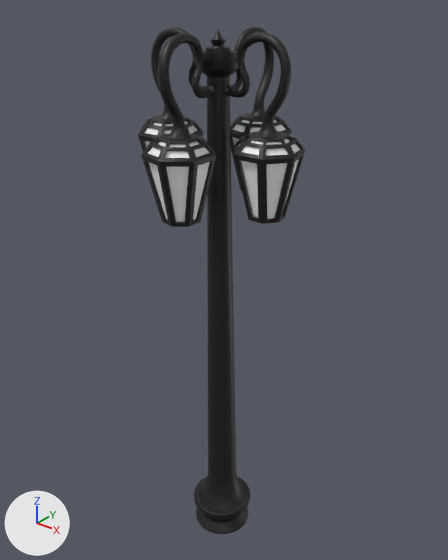
Renders of the Blender file farol.blend from each side of a commit.
Both versions are drawn from a 50 mm lens placed at (1.173, -1.455, 1.844), pointed at (-0.022, 0.039, 0.918). Arrows for +X, +Y and +Z are at lower left; the lights stay in place.

Before the edit, the objects in view are built like this:
```python
mat_vidrio = principled_material('Vidrio')
mat_vidrio.base_color = (0.971, 1.0, 1.0)  # white #fcffff
me_cone = bpy.data.meshes.new('Cone')
me_cone.from_pydata(...)  # 1043 vertices, 1047 faces; spans x -2.98..-0.3, y -1.14..0.92, z -0.28..4.9
me_cone.polygons.foreach_set('use_smooth', [True] * 1047)
# faces by material slot: [1025, 22]
me_cone.materials.append(mat_metal)  # picture img_metal_negro_jpg
me_cone.materials.append(mat_vidrio)  # white #fcffff
me_cone_003 = bpy.data.meshes.new('Cone.003')
me_cone_003.from_pydata(...)  # 1043 vertices, 1047 faces; spans x -2.98..-0.3, y -1.14..0.92, z -0.28..4.9
me_cone_003.polygons.foreach_set('use_smooth', [True] * 1047)
# faces by material slot: [1025, 22]
me_cone_003.materials.append(mat_metal)  # picture img_metal_negro_jpg
me_cone_003.materials.append(mat_vidrio)  # white #fcffff
me_cylinder = bpy.data.meshes.new('Cylinder')
me_cylinder.from_pydata(...)  # 1152 vertices, 1155 faces; spans x -0.11..0.11, y -0.11..0.11, z -0.12..1.72
me_cylinder.polygons.foreach_set('use_smooth', [True] * 1155)
me_cylinder.materials.append(mat_metal)  # picture img_metal_negro_jpg
ob_cabeza = bpy.data.objects.new('Cabeza', me_cone)
ob_cabeza.location = (0.0, -0.01, 1.24)
ob_cabeza.scale = (0.0976, 0.0976, 0.0976)
_m = ob_cabeza.modifiers.new('Mirror', 'MIRROR')
_m.use_mirror_merge = False
ob_cabeza_001 = bpy.data.objects.new('Cabeza.001', me_cone_003)
ob_cabeza_001.location = (-0.004, -0.013, 1.24)
ob_cabeza_001.rotation_euler = (0.0, 0.0, 1.571)  # degrees (0, 0, 90)
ob_cabeza_001.scale = (0.0976, 0.0976, 0.0976)
_m = ob_cabeza_001.modifiers.new('Mirror', 'MIRROR')
_m.use_mirror_merge = False
ob_soporte = bpy.data.objects.new('Soporte', me_cylinder)
ob_soporte.location = (0.0, 0.0, 0.0)
```
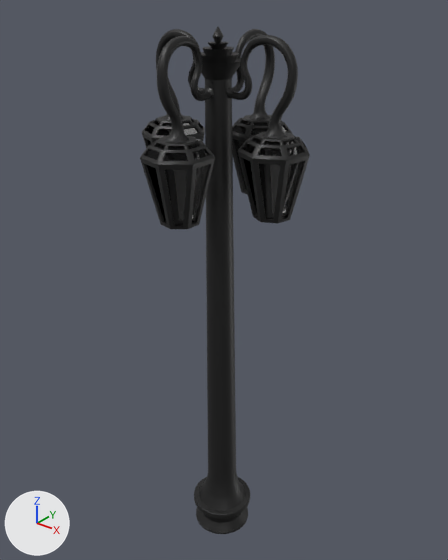
Commit message: Farol - Terminado (Ahora si)

Where the change shows, as pixel boxes [x1, y1, x2, y2] in the pictures (448 x 560 px; the box of a moved part takes in the faces that stretch with it):
'Soporte', reshaped
    before: [193, 30, 250, 534]
    after: [193, 27, 250, 534]
'Cabeza.001', surface changed, moved (grey to black)
    before: [141, 27, 292, 227]
    after: [140, 29, 292, 229]
'Cabeza', deleted
    before: [138, 27, 305, 224]
    faces in mat_metal (picture img_metal_negro_jpg): [138, 27, 305, 224]
    faces in mat_vidrio (white #fcffff): [144, 121, 300, 219]
'Cabeza.002', added (black)
    after: [142, 29, 310, 223]
    faces in mat_metal (picture img_metal_negro_jpg): [142, 29, 310, 223]
    faces in mat_vidrio: [147, 122, 303, 219]
part 1 of me_cylinder, moved or reshaped
    before: [202, 30, 238, 391]
    after: [201, 27, 239, 391]

What changed in the scene script:
```text
Change mat_vidrio:
    remove n0 = _N.new('ShaderNodeBsdfPrincipled'); n0.name = 'Principled BSDF'
    remove n0.inputs[0].default_value = (0.971, 1.0, 1.0, 1.0)  # 'Base Color', white #fcffff
    where n1 = _N.new('ShaderNodeOutputMaterial'); n1.name = 'Material Output'
    remove _L.new(n0.outputs[0], n1.inputs[0])  # 'BSDF' to 'Surface'
    add n2 = _N.new('ShaderNodeTexCoord'); n2.name = 'Texture Coordinate'
    add n3 = _N.new('ShaderNodeBsdfGlass'); n3.name = 'Glass BSDF'
    add n3.distribution = 'BECKMANN'
    add n3.inputs[2].default_value = 1.45  # 'IOR'
    add _L.new(n3.outputs[0], n1.inputs[0])  # 'BSDF' to 'Surface'
    add _L.new(n2.outputs[5], n3.inputs[3])  # 'Window' to 'Normal'
Change me_cylinder:
    used by ob_soporte; location = (0.0, 0.0, 0.0)
    remove me_cylinder.from_pydata(...)  # 1152 vertices, 1155 faces; spans x -0.11..0.11, y -0.11..0.11, z -0.12..1.72
    add me_cylinder.from_pydata(...)  # 1121 vertices, 1154 faces; spans x -0.11..0.11, y -0.11..0.11, z -0.12..1.73
    me_cylinder part 1
    54 vertices are removed from x -0.02..0.02, y -0.04..0.0, z 1.59..1.72
    110 faces are deleted
    24 vertices in x -0.02..0.02, y -0.03..0.0, z 1.68 move by (0.0, 0.0, -0.02)
    12 vertices in x 0.02..0.03, y -0.04..0.01, z 1.59..1.67 move by (0.01, 0.0, 0.0)
    12 vertices in x -0.03..-0.02, y -0.04..0.01, z 1.59..1.67 move by (-0.01, 0.0, 0.0)
    12 vertices in x -0.02..0.02, y -0.07..0.04, z 1.66..1.69 move by (0.0, 0.0, -0.01)
    11 vertices in x 0.0..0.05, y -0.04..0.01, z 1.66..1.69 move by (0.01, 0.0, -0.01)
    10 vertices in x -0.03..0.03, y -0.05..-0.03, z 1.59..1.67 move by (0.0, -0.01, 0.0)
    81 vertices move from x -0.05..0.03, y -0.07..0.04, z 1.59..1.69 to x -0.06..0.04, y -0.08..0.05, z 1.59..1.68
    23 vertices are added at x -0.03..0.02, y -0.05..0.01, z 1.59..1.73
    109 new faces join them
Change me_cone_003:
    where me_cone_003.from_pydata(...)  # 1043 vertices, 1047 faces; spans x -2.98..-0.3, y -1.14..0.92, z -0.28..4.9
    used by ob_cabeza_001; location = (-0.004, -0.013, 1.24); rotation_euler = (0.0, 0.0, 1.571), in degrees (0, 0, 90); scale = (0.0976, 0.0976, 0.0976)
    me_cone_003 part 2: the whole mesh is moved by (-0.05, 0.0, -0.07)
Add me_cone_001:
    me_cone_001.from_pydata(...)  # 1043 vertices, 1047 faces; spans x -3.03..-0.35, y -1.14..0.92, z -0.35..4.83
    me_cone_001.polygons.foreach_set('use_smooth', [True] * 1047)
    # faces by material slot: [1025, 22]
    me_cone_001.materials.append(mat_metal)  # picture img_metal_negro_jpg
    me_cone_001.materials.append(mat_vidrio)
Remove ob_cabeza:
    ob_cabeza = bpy.data.objects.new('Cabeza', me_cone)
    ob_cabeza.location = (0.0, -0.01, 1.24)
    ob_cabeza.scale = (0.0976, 0.0976, 0.0976)
    _m = ob_cabeza.modifiers.new('Mirror', 'MIRROR')
    _m.use_mirror_merge = False
Change ob_cabeza_001:
    ob_cabeza_001.location: (-0.004, -0.013, 1.24) -> (-0.004, -0.014, 1.24)
Add ob_cabeza_002:
    ob_cabeza_002 = bpy.data.objects.new('Cabeza.002', me_cone_001)
    ob_cabeza_002.location = (-0.001, -0.014, 1.24)
    ob_cabeza_002.rotation_euler = (0.0, 0.0, 3.142)  # degrees (0, 0, 180)
    ob_cabeza_002.scale = (0.0976, 0.0976, 0.0976)
    _m = ob_cabeza_002.modifiers.new('Mirror', 'MIRROR')
    _m.use_mirror_merge = False
```
